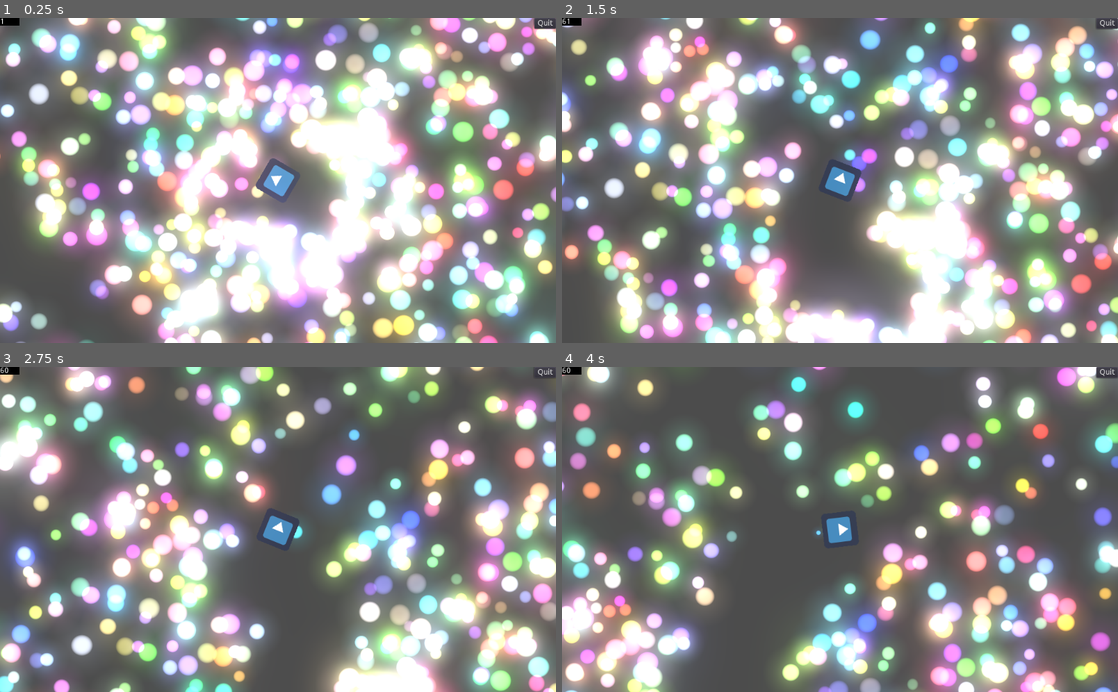
Above: before the commit, frames 1-4 (two rows, left to right).
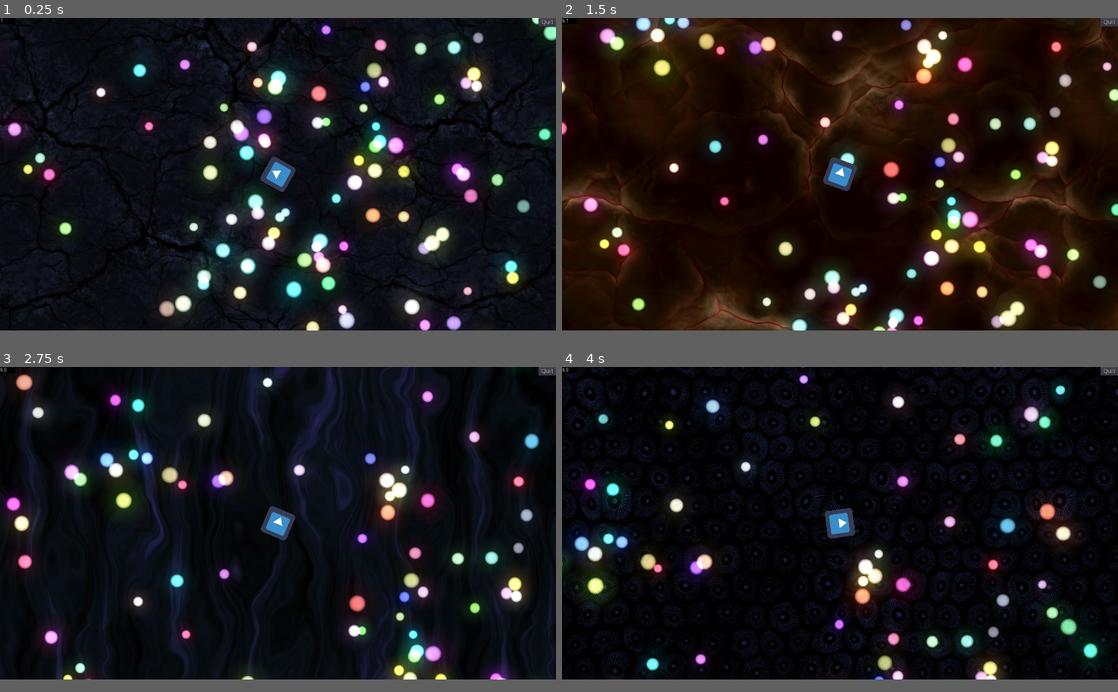
Above: after the commit, the same moments.

Repository: PostPollux/wriggly-worms
Game: Godot game, scene res://game.tscn
Two runs of this game, one before a commit and one after it. Both use one fixed random seed, a clock stepped at 60 frames per second and the inputs below. The engine's default icon, where the game draws it, is replaced by a stand-in: a white triangle on a blue panel in a dark square.
Inputs (mouse positions are in pixels of both pictures, inside the frame that each line leads up to):
- Up to frame 1 (0.25 s): no input
- Up to frame 2 (1.5 s): move the mouse to (962, 164) at 0.52 s; hold M 0.53-1.28 s; move the mouse to (728, 196) at 1.27 s; click (728, 196) at 1.35 s
- Up to frame 3 (2.75 s): tap M at 1.55 s; move the mouse to (333, 458) at 2.02 s; hold M from 2.03 s (still down)
- Up to frame 4 (4 s): move the mouse to (812, 594) at 2.77 s; release M at 2.78 s; tap M at 2.85, 3.8 s; move the mouse to (1006, 578) at 3.52 s; press the mouse at (1006, 578) at 3.53 s
The window is 800x468 before the commit and 800x450 after it. Grey fills any space a smaller window leaves; there, only what the larger window draws over its background counts as a difference.

The runs differ from the first frame. In frame 1, 99% of the frame differs, in the area x 0-100%, y 0-100%; in frame 2, 98%; in frame 3, 99%; in frame 4, 99%.

Commit message:
Switch to GLES2, remove glow, add light textures, various other changes

Diff:
--- a/Food/GlowingFood.gd
+++ b/Food/GlowingFood.gd
@@ -69,3 +69,13 @@
 
 func _on_Tween_tween_all_completed() -> void:
 	eat()
+
+
+func _on_VisibilityEnabler2D_screen_entered() -> void:
+	self.visible = true
+	#FoodCollider.visible = true
+
+
+func _on_VisibilityEnabler2D_screen_exited() -> void:
+	self.visible = false
+	#FoodCollider.visible = false
--- a/Food/GlowingFood.shader
+++ b/Food/GlowingFood.shader
@@ -1,6 +1,7 @@
 shader_type canvas_item;
 render_mode blend_add;
 
+uniform float brightness = 0.5;
 uniform float seed = 0.0;
 uniform float speed = 2.0;
 uniform vec2 amplitude = vec2(2.0,2.0);
@@ -24,7 +25,7 @@
 
 	float circle_alpha =  max(alpha_glow_clamped, inner_circle_clamped);
 	float circle_alpha_animated =  circle_alpha - circle_alpha * flicker_strength * abs( cos((TIME + seed) * flicker_speed) );
-	vec3 circle_color = color + 0.1 * inner_circle_clamped;
+	vec3 circle_color = color + brightness * inner_circle_clamped;
 
 	COLOR = vec4(circle_color, circle_alpha_animated);
 }
--- a/Food/GlowingFood.tscn
+++ b/Food/GlowingFood.tscn
@@ -7,6 +7,7 @@
 [sub_resource type="ShaderMaterial" id=1]
 resource_local_to_scene = true
 shader = ExtResource( 2 )
+shader_param/brightness = 0.5
 shader_param/seed = 73.5984
 shader_param/speed = 2.0
 shader_param/amplitude = Vector2( 2, 2 )
@@ -17,7 +18,7 @@
 [sub_resource type="CircleShape2D" id=2]
 radius = 12.6175
 
-[node name="Node2D" type="Node2D"]
+[node name="GlowingFood" type="Node2D"]
 scale = Vector2( 2, 2 )
 script = ExtResource( 1 )
 __meta__ = {
@@ -36,5 +37,10 @@
 shape = SubResource( 2 )
 
 [node name="Tween" type="Tween" parent="."]
+
+[node name="VisibilityEnabler2D" type="VisibilityEnabler2D" parent="."]
+scale = Vector2( 4.20325, 4.20325 )
 [connection signal="area_entered" from="Area2D" to="." method="_on_Area2D_area_entered"]
 [connection signal="tween_all_completed" from="Tween" to="." method="_on_Tween_tween_all_completed"]
+[connection signal="screen_entered" from="VisibilityEnabler2D" to="." method="_on_VisibilityEnabler2D_screen_entered"]
+[connection signal="screen_exited" from="VisibilityEnabler2D" to="." method="_on_VisibilityEnabler2D_screen_exited"]
--- a/Map/Map.gd
+++ b/Map/Map.gd
@@ -1,4 +1,5 @@
 extends Node2D
+
 
 ### PRELOAD RESOURCES
 var FoodRes = preload("res://Food/GlowingFood.tscn")
@@ -6,6 +7,7 @@
 ### SIGNALS
 
 ### ONREADY VARIABLES
+onready var MapSwitcher = $MapSwitcher
 
 ### EXPORTED VARIABLES
 
@@ -17,14 +19,23 @@
 # var a: int = 2
 # var b: String = "text"
 
-var food_spawn_radius : float = 4000
+var food_spawn_radius : float = 5000
+
+
+
 
 # Called when the node enters the scene tree for the first time.
 func _ready() -> void:
 
-	for i in range(0,5000):
+	for i in range(0,1000):
 
 		add_food_at_random_position()
+
+
+
+func _input(ev):
+	if Input.is_key_pressed(KEY_M):
+		MapSwitcher.activate_next()
 
 
 
--- a/Map/Map.tscn
+++ b/Map/Map.tscn
@@ -1,7 +1,80 @@
-[gd_scene load_steps=2 format=2]
+[gd_scene load_steps=14 format=2]
 
 [ext_resource path="res://Map/Map.gd" type="Script" id=1]
-
+[ext_resource path="res://Map/BackgroundTextures/organic_matter_normal.jpg" type="Texture" id=3]
+[ext_resource path="res://NodeSwitcher2D.tscn" type="PackedScene" id=4]
+[ext_resource path="res://Map/BackgroundTextures/organic_matter_diffuse.jpg" type="Texture" id=6]
+[ext_resource path="res://Map/BackgroundTextures/alien_muscle_diffuse2.jpg" type="Texture" id=7]
+[ext_resource path="res://Map/BackgroundTextures/alien_muscle_normal.jpg" type="Texture" id=8]
+[ext_resource path="res://Map/BackgroundTextures/alien_muscle_diffuse.jpg" type="Texture" id=9]
+[ext_resource path="res://Map/BackgroundTextures/coral_diffuse3.jpg" type="Texture" id=10]
+[ext_resource path="res://Map/BackgroundTextures/coral_normal.jpg" type="Texture" id=11]
+[ext_resource path="res://Map/BackgroundTextures/coral_diffuse2.jpg" type="Texture" id=12]
+[ext_resource path="res://Map/BackgroundTextures/coral_diffuse.jpg" type="Texture" id=13]
+[ext_resource path="res://Map/BackgroundTextures/organic_matter_diffuse3.jpg" type="Texture" id=14]
+[ext_resource path="res://Map/BackgroundTextures/organic_matter_diffuse2.jpg" type="Texture" id=15]
 
 [node name="Map" type="Node2D"]
 script = ExtResource( 1 )
+
+[node name="MapSwitcher" parent="." instance=ExtResource( 4 )]
+
+[node name="Bg1" type="Sprite" parent="MapSwitcher"]
+visible = false
+modulate = Color( 0.592157, 0.686275, 1, 1 )
+texture = ExtResource( 14 )
+normal_map = ExtResource( 3 )
+region_enabled = true
+region_rect = Rect2( 0, 0, 30000, 30000 )
+
+[node name="Bg2" type="Sprite" parent="MapSwitcher"]
+visible = false
+texture = ExtResource( 6 )
+normal_map = ExtResource( 3 )
+region_enabled = true
+region_rect = Rect2( 0, 0, 30000, 30000 )
+
+[node name="Bg3" type="Sprite" parent="MapSwitcher"]
+visible = false
+modulate = Color( 0.592157, 0.592157, 0.592157, 1 )
+texture = ExtResource( 15 )
+normal_map = ExtResource( 3 )
+region_enabled = true
+region_rect = Rect2( 0, 0, 30000, 30000 )
+
+[node name="Bg4" type="Sprite" parent="MapSwitcher"]
+visible = false
+texture = ExtResource( 7 )
+normal_map = ExtResource( 8 )
+region_enabled = true
+region_rect = Rect2( 0, 0, 30000, 30000 )
+
+[node name="Bg5" type="Sprite" parent="MapSwitcher"]
+visible = false
+texture = ExtResource( 9 )
+normal_map = ExtResource( 8 )
+region_enabled = true
+region_rect = Rect2( 0, 0, 30000, 30000 )
+
+[node name="Bg6" type="Sprite" parent="MapSwitcher"]
+visible = false
+modulate = Color( 0.2, 0.305882, 0.619608, 1 )
+texture = ExtResource( 10 )
+normal_map = ExtResource( 11 )
+region_enabled = true
+region_rect = Rect2( 0, 0, 30000, 30000 )
+
+[node name="Bg7" type="Sprite" parent="MapSwitcher"]
+visible = false
+modulate = Color( 0.505882, 0.654902, 1, 1 )
+texture = ExtResource( 12 )
+normal_map = ExtResource( 11 )
+region_enabled = true
+region_rect = Rect2( 0, 0, 30000, 30000 )
+
+[node name="Bg8" type="Sprite" parent="MapSwitcher"]
+visible = false
+texture = ExtResource( 13 )
+normal_map = ExtResource( 11 )
+region_enabled = true
+region_rect = Rect2( 0, 0, 30000, 30000 )
--- a/Worms/ActiveHead.tscn
+++ b/Worms/ActiveHead.tscn
@@ -1,13 +1,21 @@
-[gd_scene load_steps=4 format=2]
+[gd_scene load_steps=5 format=2]
 
 [ext_resource path="res://Worms/ActiveHead.gd" type="Script" id=1]
 [ext_resource path="res://icon.png" type="Texture" id=2]
+[ext_resource path="res://soft-point-light.png" type="Texture" id=3]
 
 [sub_resource type="RectangleShape2D" id=1]
 extents = Vector2( 47.3071, 48.0488 )
 
 [node name="ActiveHead" type="Node2D"]
 script = ExtResource( 1 )
+
+[node name="Light2D" type="Light2D" parent="."]
+visible = false
+rotation = 1.5708
+scale = Vector2( 11.9041, 11.9041 )
+texture = ExtResource( 3 )
+energy = 2.0
 
 [node name="Area2D" type="Area2D" parent="."]
 collision_layer = 2
@@ -17,8 +25,11 @@
 shape = SubResource( 1 )
 
 [node name="Sprite" type="Sprite" parent="."]
+light_mask = 0
 rotation = 1.5708
 texture = ExtResource( 2 )
+
+[node name="ExtraDeco" type="Sprite" parent="Sprite"]
 
 [node name="Camera2D" type="Camera2D" parent="."]
 current = true
--- a/game.tscn
+++ b/game.tscn
@@ -2,17 +2,22 @@
 
 [ext_resource path="res://Debug/DebugOverlay.tscn" type="PackedScene" id=1]
 [ext_resource path="res://Worms/Worm.tscn" type="PackedScene" id=2]
-[ext_resource path="res://glow.tscn" type="PackedScene" id=3]
 [ext_resource path="res://Map/Map.tscn" type="PackedScene" id=4]
+
+[sub_resource type="Environment" id=1]
+background_mode = 4
+adjustment_enabled = true
+adjustment_saturation = 1.2
 
 [node name="Node" type="Node"]
 
 [node name="Map" parent="." instance=ExtResource( 4 )]
-
-[node name="glow" parent="." instance=ExtResource( 3 )]
 
 [node name="Worm" parent="." instance=ExtResource( 2 )]
 
 [node name="CanvasLayer" type="CanvasLayer" parent="."]
 
 [node name="DebugOverlay" parent="CanvasLayer" instance=ExtResource( 1 )]
+
+[node name="WorldEnvironment" type="WorldEnvironment" parent="."]
+environment = SubResource( 1 )
--- a/glow.tscn
+++ /dev/null
@@ -1,12 +0,0 @@
-[gd_scene load_steps=2 format=2]
-
-[sub_resource type="Environment" id=1]
-background_mode = 4
-glow_enabled = true
-glow_intensity = 0.1
-glow_strength = 0.9
-glow_blend_mode = 0
-glow_bicubic_upscale = true
-
-[node name="WorldEnvironment" type="WorldEnvironment"]
-environment = SubResource( 1 )
--- a/project.godot
+++ b/project.godot
@@ -8,9 +8,14 @@
 
 config_version=4
 
-_global_script_classes=[  ]
+_global_script_classes=[ {
+"base": "Node2D",
+"class": "NodeSwitcher2D",
+"language": "GDScript",
+"path": "res://NodeSwitcher2D.gd"
+} ]
 _global_script_class_icons={
-
+"NodeSwitcher2D": ""
 }
 
 [application]
@@ -23,6 +28,14 @@
 
 GameManager="*res://GameManager.gd"
 
+[display]
+
+window/size/width=1280
+window/size/height=720
+window/size/fullscreen=true
+window/stretch/mode="2d"
+window/stretch/aspect="keep"
+
 [input]
 
 turbo={
@@ -32,6 +45,10 @@
  ]
 }
 
+[memory]
+
+limits/message_queue/max_size_kb=2048
+
 [physics]
 
 2d/default_gravity=0
@@ -39,4 +56,5 @@
 
 [rendering]
 
+quality/driver/driver_name="GLES2"
 environment/default_environment="res://default_env.tres"
Binary file added: point-light.png
Not shown, added: point-light.png.import
Binary file added: soft-point-light.png
Not shown, added: soft-point-light.png.import
